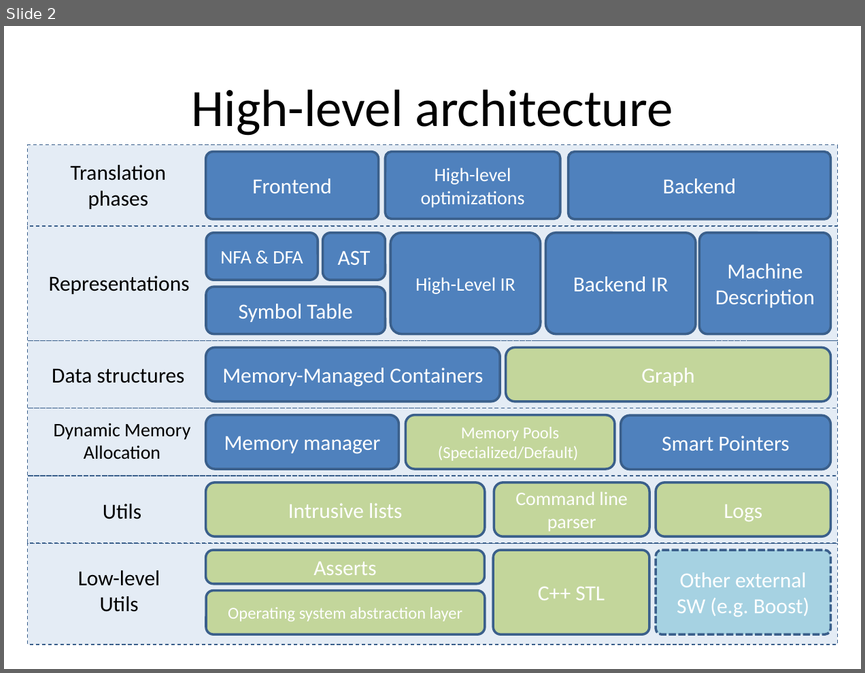
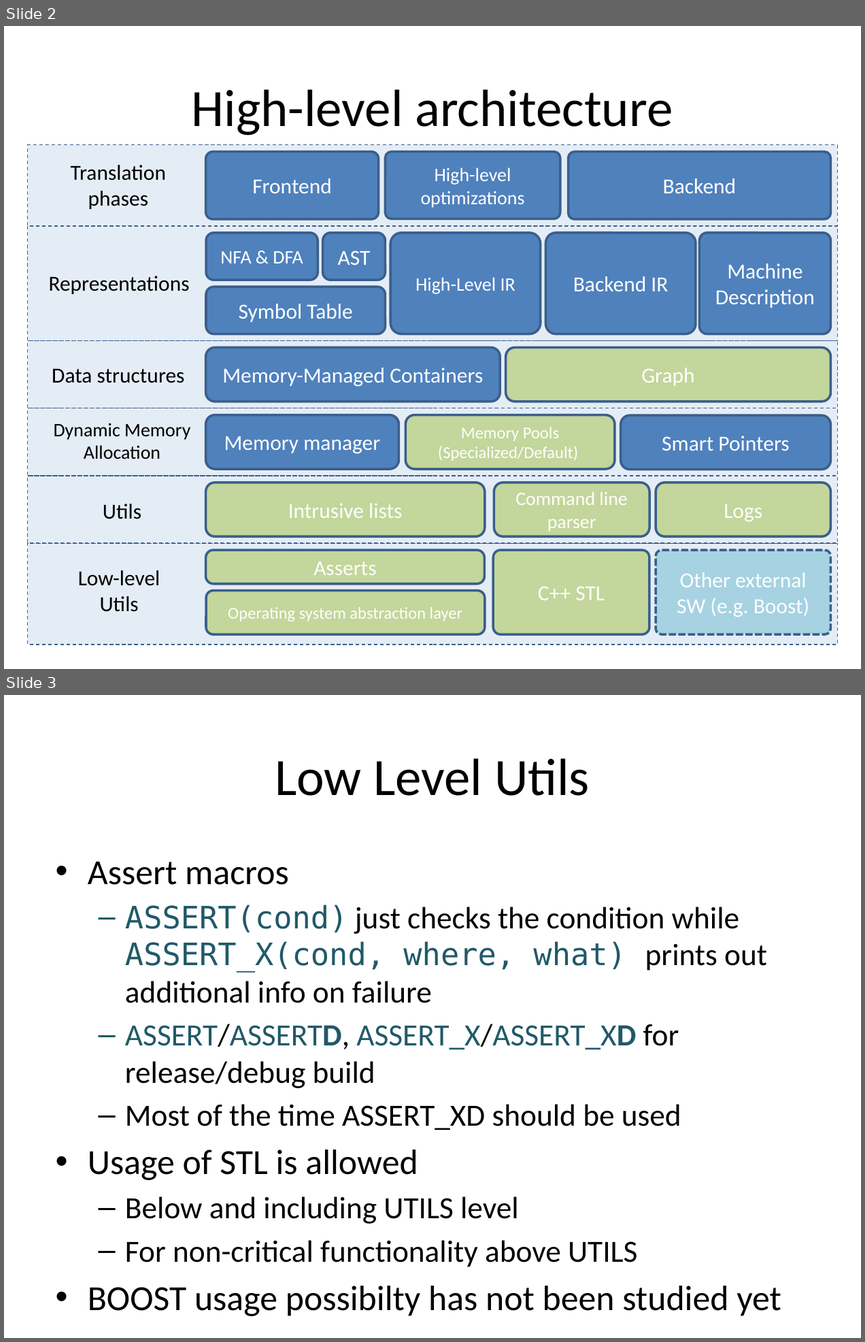
Before and after one commit to boris-shurygin/scl, a slide deck: docs/SCL overview.pptx. Shown one above the other, each under a label of ours: slide 2 before the commit, slides 2 and 3 after it. The pictures are 865x673 and 865x1342 pixels, drawn with LibreOffice and Linux fonts; fonts in the diff are those of the drawing. Boxes give left, top, right and bottom in pixels: in the first picture for what was removed or moved away, otherwise in the second. Text is boxed around its words. In the diff, an @@ line names an element or a change of style, - is before the commit and + after.

Commit message:
added slide on low level utils

```diff
--- a/docs/SCL overview.pptx
+++ b/docs/SCL overview.pptx
@@ slide 3 added at <box>4,695,861,1338</box>, background #FFFFFF @@
@@ title added at <box>275,758,589,796</box>, 44 pt, text #000000 @@
+Low Level Utils
@@ text added at <box>88,861,781,1316</box>, 25.9 pt, text #000000 @@
+• Assert macros
+  – ASSERT(cond) just checks the condition while ASSERT_X(cond, where, what) prints out additional info on failure
+  – ASSERT/ASSERTD, ASSERT_X/ASSERT_XD for release/debug build
+  – Most of the time ASSERT_XD should be used
+• Usage of STL is allowed
+  – Below and including UTILS level
+  – For non-critical functionality above UTILS
+• BOOST usage possibilty has not been studied yet
```
Also in this commit, not shown: 1 slide removed.
